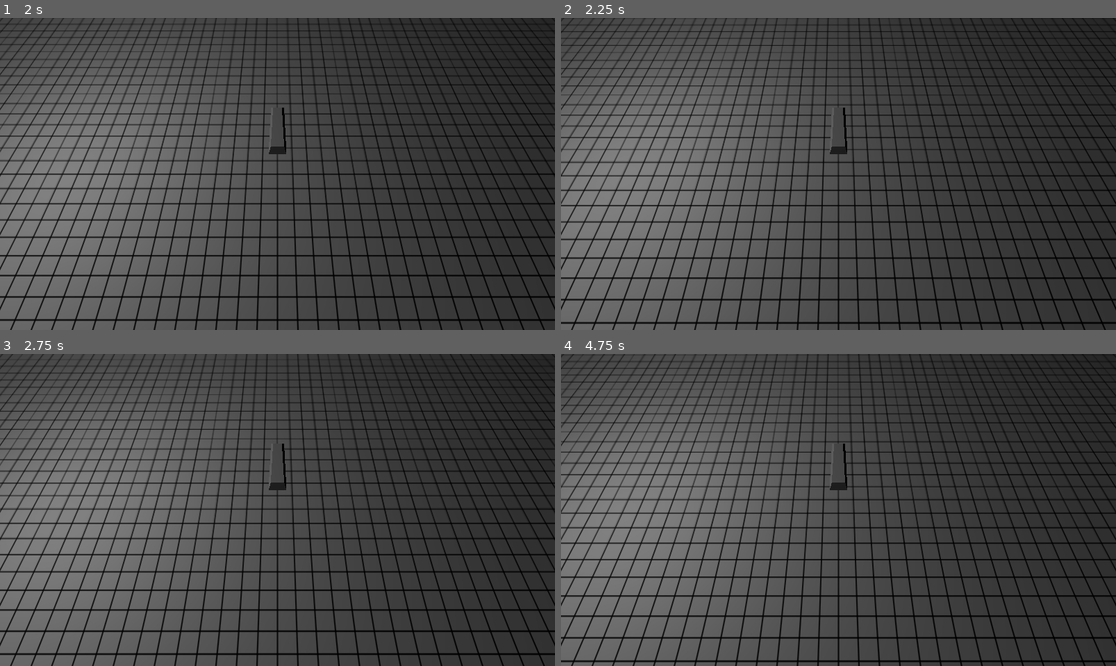
Above: before the commit, frames 1-4 (two rows, left to right).
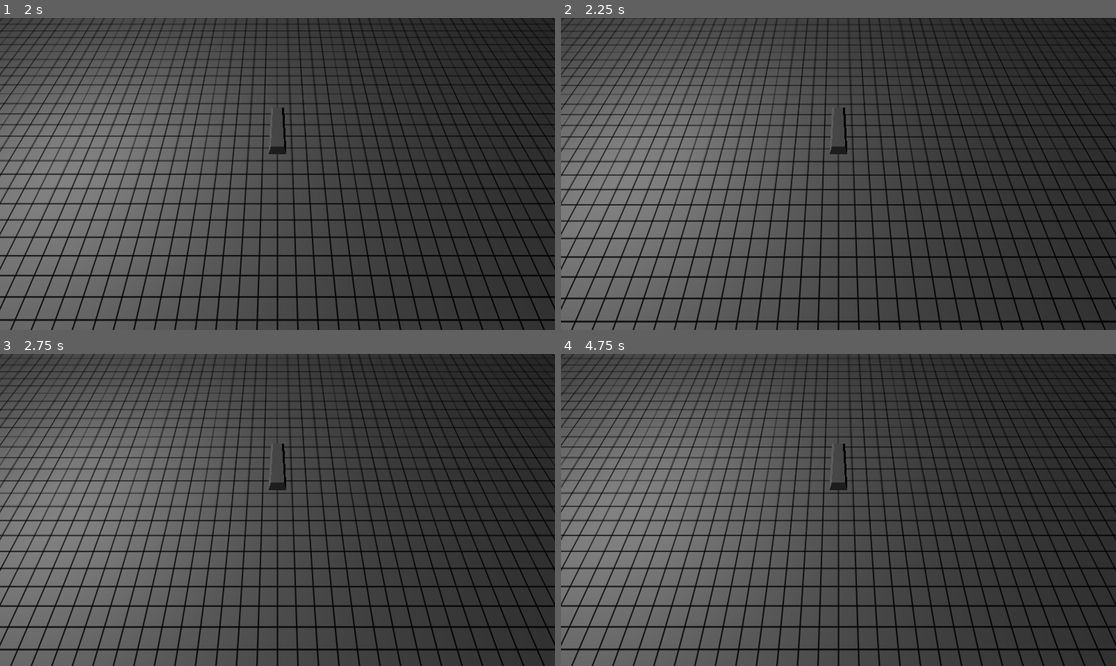
Above: after the commit, the same moments.

Repository: CodingCat2011/Traintrack
Game: Godot game, scene res://Scenes/node_3d.tscn
Two runs of this game, one before a commit and one after it. Both use one fixed random seed, a clock stepped at 60 frames per second and the inputs below.
Inputs:
- Up to frame 1 (2 s): tap Enter at 0.5 s; hold Shift (Train_speed_up) 0.53-1.28 s; hold Ctrl (Train_slow_down) from 1.28 s (still down)
- Up to frame 2 (2.25 s): release Ctrl (Train_slow_down) at 2.03 s; hold Shift (Train_speed_up) from 2.03 s (still down)
- Up to frame 3 (2.75 s): keep holding Shift (Train_speed_up)
- Up to frame 4 (4.75 s): release Shift (Train_speed_up) at 3.53 s; hold Ctrl (Train_slow_down) from 3.53 s (still down)

Frame 1 is identical in both runs. In frame 2, 8.2% of the frame differs, in the area x 0-100%, y 8-98%; in frame 3, 14%; in frame 4, 15%, in the area x 0-100%, y 3-99%.

Commit message:
Added reverse and dynamic halting

Diff:
--- a/traintrack/Scenes/player.gd
+++ b/traintrack/Scenes/player.gd
@@ -6,10 +6,21 @@
 func _physics_process(delta):
 	if Input.is_action_pressed("Train_speed_up") and velocity.z > -speed: #accelerate
 		velocity.z -= acceleration
-	elif Input.is_action_pressed("Train_slow_down") and velocity.z < speed*0.1: #braking
-		velocity.z = lerp(velocity.z,0.0, 0.05)
+	elif Input.is_action_pressed("Train_slow_down"):
+		if velocity.z < speed*0.1: #braking
+			if velocity.z < -0.005:
+				velocity.z = lerp(velocity.z,0.0, 0.05)
+			else:
+				velocity.z = 5
 	else:
 		velocity.z = lerp(velocity.z,0.0, 0.001) #slowed to resistance
 
+	if Input.is_action_just_released("Train_slow_down") and velocity.z < 0.05:
+		velocity.z = 0
+	elif Input.is_action_just_released("Train_speed_up") and velocity.z > -0.05:
+		velocity.z = 0
+
+	print(velocity.z)
+
 
 	move_and_slide()
